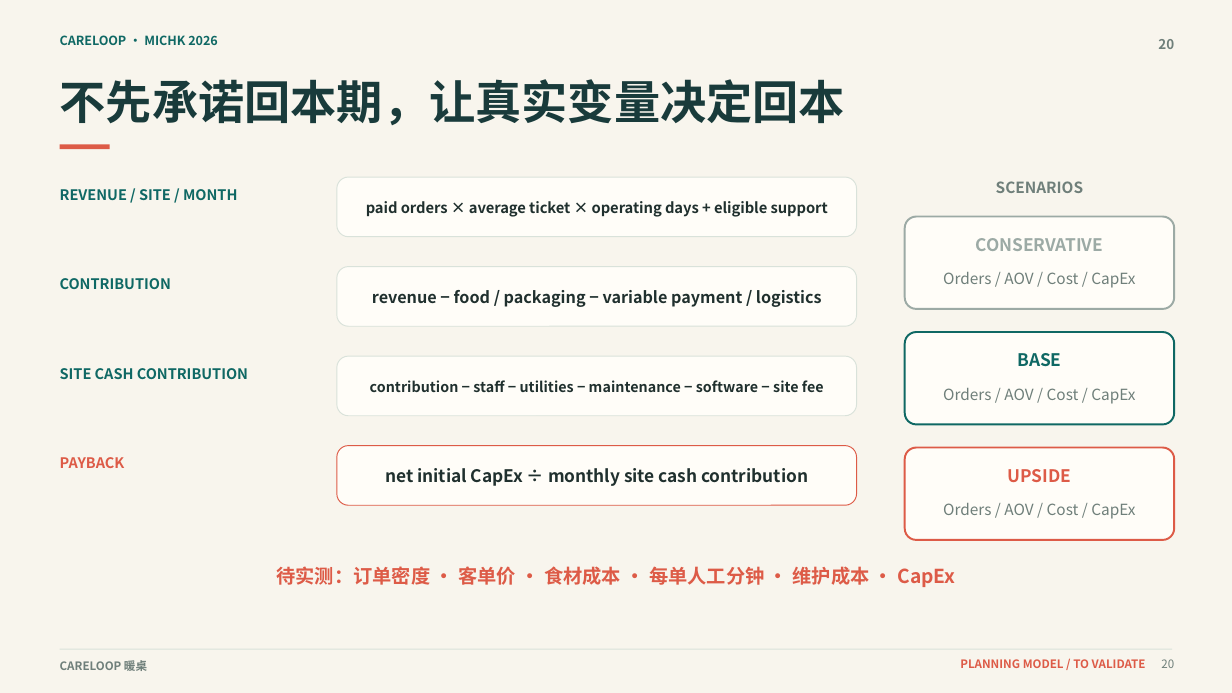
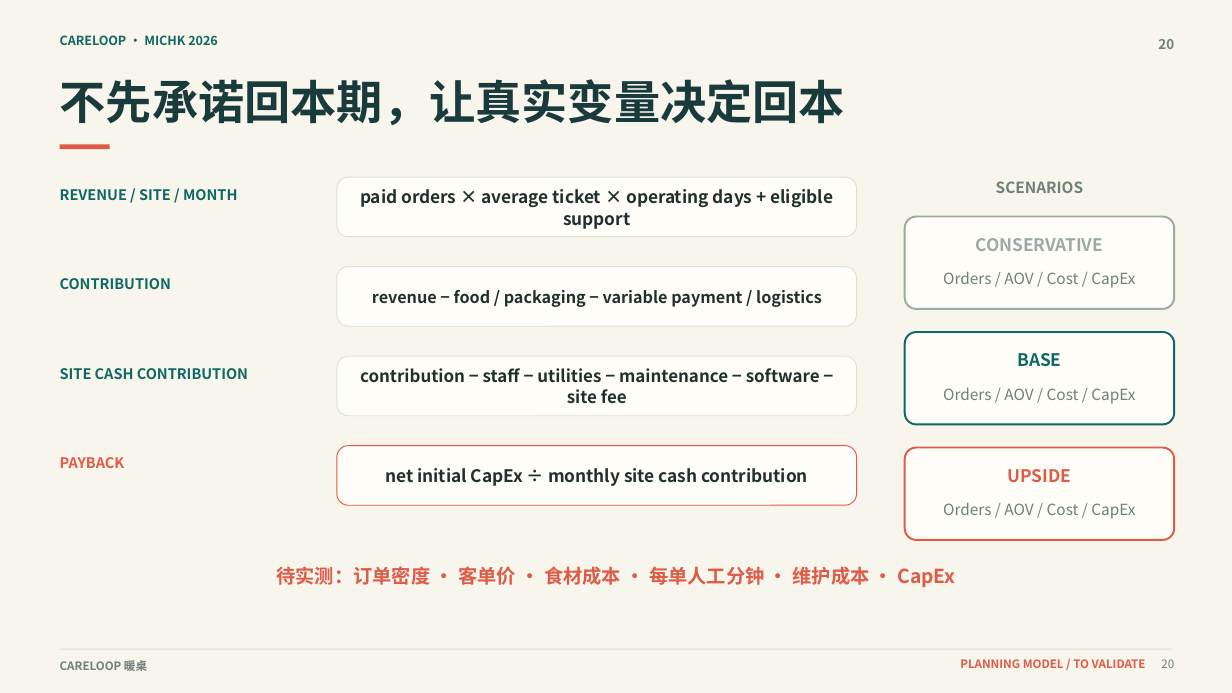
Before and after one commit to CrazyJourney-nice/careloop, a slide deck: slide 20 of CMICHK/Careloop_MICHK_2026_Final_v2.pptx. Drawn at 1232x693 pixels with LibreOffice and Linux fonts; fonts in the diff are those of the drawing. Boxes give left, top, right and bottom in pixels: in the first picture for what was removed or moved away, otherwise in the second. Text is boxed around its words. In the diff, an @@ line names an element or a change of style, - is before the commit and + after.

```diff
--- a/CMICHK/Careloop_MICHK_2026_Final_v2.pptx
+++ b/CMICHK/Careloop_MICHK_2026_Final_v2.pptx
@@ text "paid orders × average ticket ..." at (360,189,833,229): size 11.5 to 13.5 pt @@
@@ text "contribution − staff − utilities ..." at (360,368,820,404): size 11.1 to 13.1 pt @@
```
Also in this commit, not shown: 4 other slides changed, 4 slides added, 4 slides removed, 5 other files.
